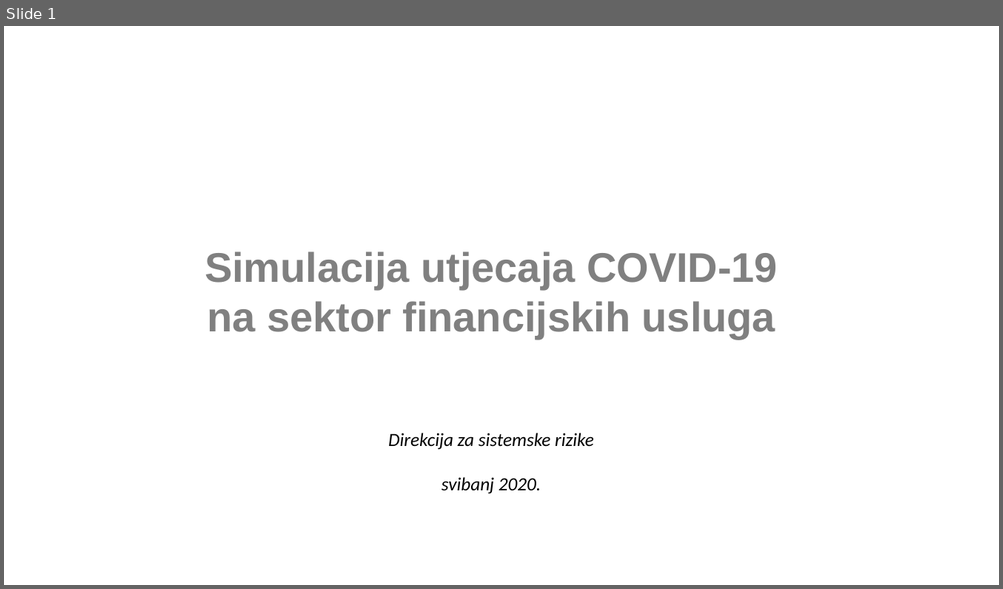
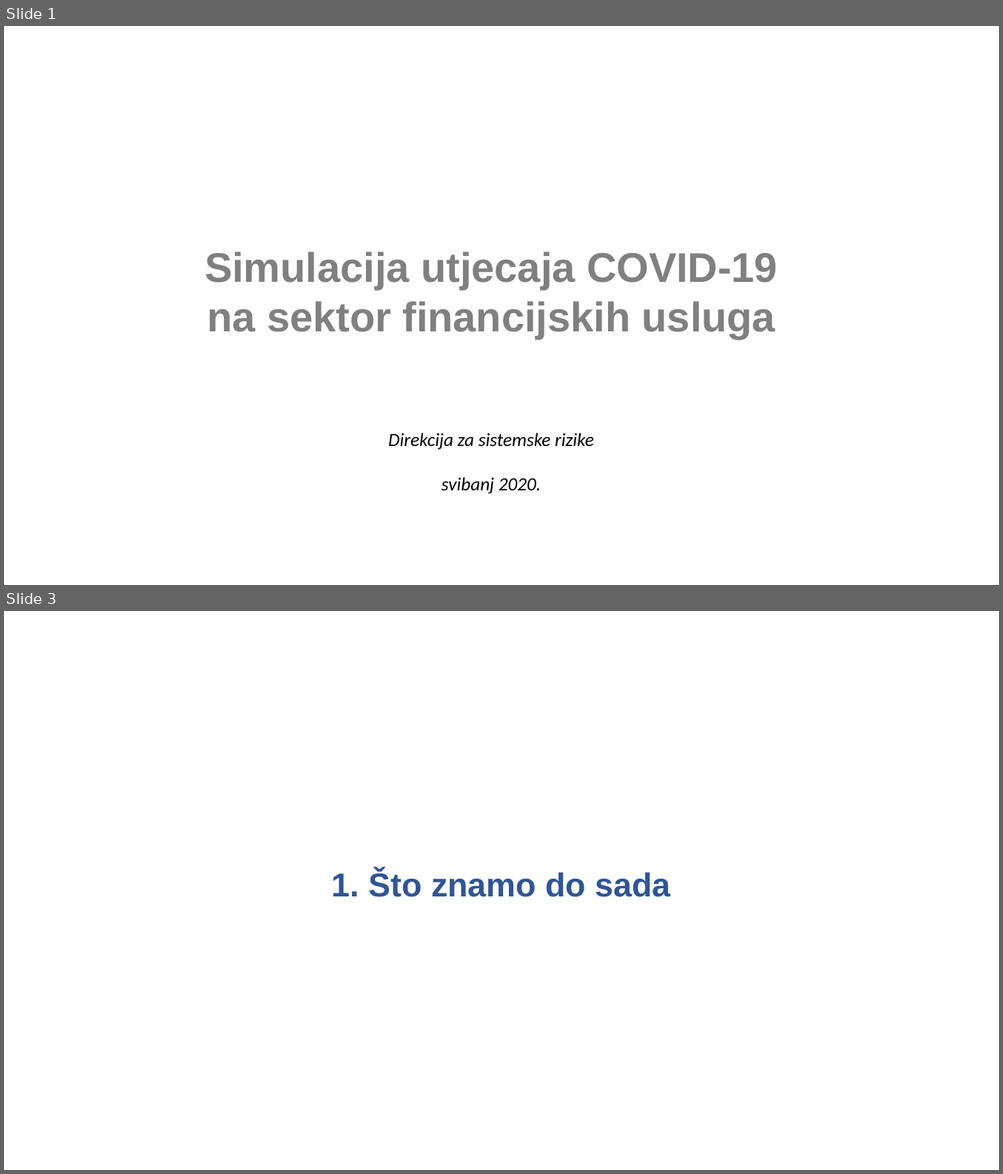
Before and after one commit to mbamba17/corona_sim, a slide deck: Prezentacija za UV.pptx. Shown one above the other, each under a label of ours: slide 1 before the commit, slides 1 and 3 after it; the slides between them are not shown. The pictures are 1003x589 and 1003x1174 pixels, drawn with LibreOffice and Linux fonts; fonts in the diff are those of the drawing; background and template pictures are left out. Boxes give left, top, right and bottom in pixels: in the first picture for what was removed or moved away, otherwise in the second. Text is boxed around its words. In the diff, an @@ line names an element or a change of style, - is before the commit and + after.

```diff
--- a/Prezentacija za UV.pptx
+++ b/Prezentacija za UV.pptx
@@ slide 3 added at <box>4,611,999,1170</box>, background picture (left out) @@
@@ text added at <box>332,871,670,897</box>, 32 pt, text #2F5597, bold @@
+1. Što znamo do sada
```
Also in this commit, not shown: 3 slides changed, 23 other slides added, 12 slides removed, 2 other files.
